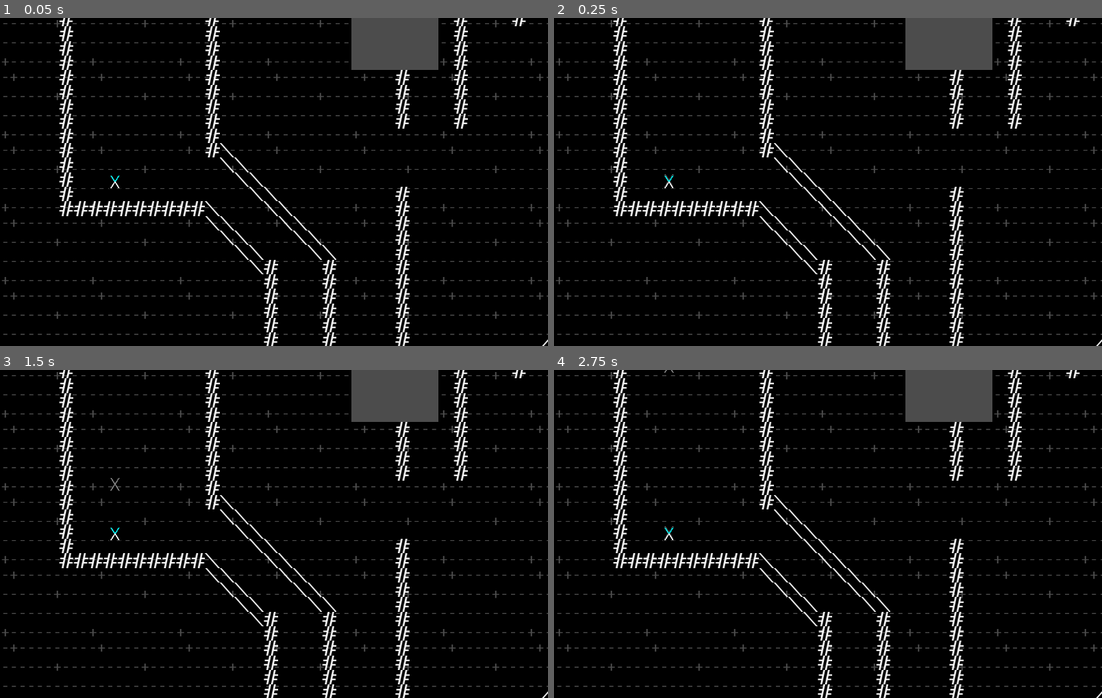
Above: before the commit, frames 1-4 (two rows, left to right).
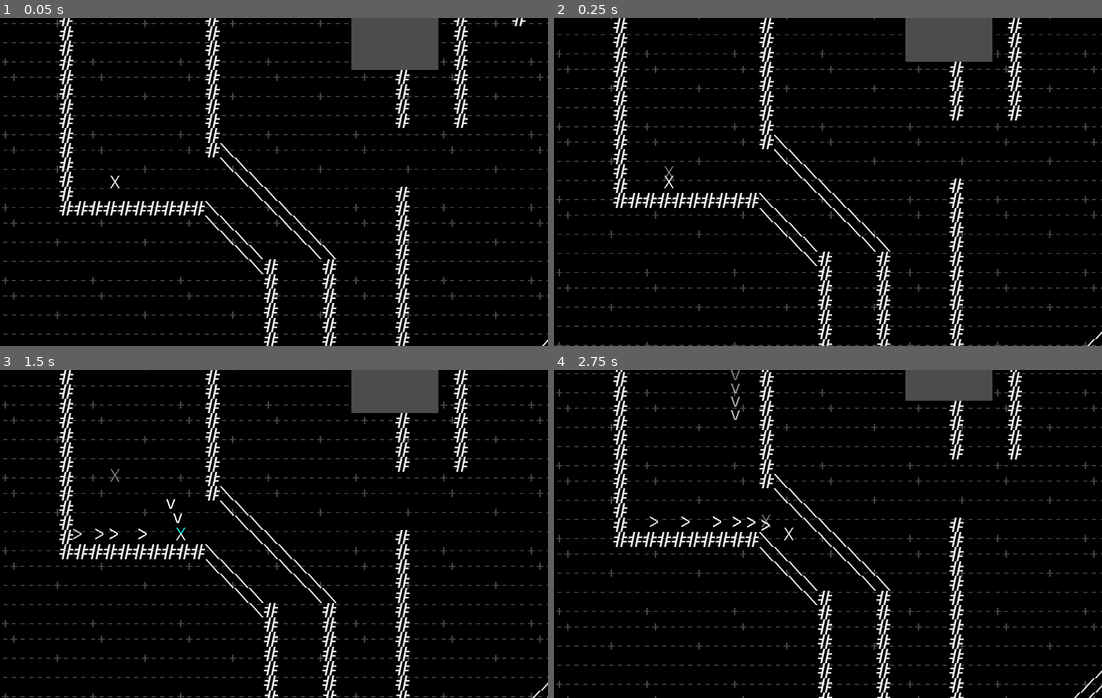
Above: after the commit, the same moments.

Repository: INeedAUniqueUsername/CaveX
Game: Godot game, scene res://stage.tscn
Same seed, same stepped clock (60 frames per second), same inputs: the game is played once before the commit and once after it.
Inputs:
- Up to frame 1 (0.05 s): no input
- Up to frame 2 (0.25 s): no input
- Up to frame 3 (1.5 s): hold Right (ui_right) 0.53-1.28 s; hold Space (shoot) 0.53-1.28 s; hold Down (ui_down) from 1.28 s (still down); tap Space (shoot) at 1.35 s
- Up to frame 4 (2.75 s): release Down (ui_down) at 2.03 s; hold Right (ui_right) from 2.03 s (still down); hold Space (shoot) from 2.03 s (still down)

The runs differ from the first frame. In frame 1, 0.4% of the frame differs, in the area x 10-100%, y 0-99%; in frame 2, 14%; in frame 3, 14%; in frame 4, 14%, in the area x 0-100%, y 0-100%.
Error before the commit: Parse Error: The identifier "bullet" isn't declared in the current scope. (res://player.gd:165)
Error after the commit: Invalid get index 'position' (on base: 'null instance'). (res://player.gd:168)

Commit message:
blast and wave split

Diff:
--- /dev/null
+++ b/Bomb.gd
@@ -0,0 +1,30 @@
+extends RigidBody2D
+
+# Declare member variables here. Examples:
+# var a = 2
+# var b = "text"
+
+# Called when the node enters the scene tree for the first time.
+func _ready():
+	pass # Replace with function body.
+
+# Called every frame. 'delta' is the elapsed time since the previous frame.
+#func _process(delta):
+#	pass
+
+var blast = load("res://blast.tscn")
+var vel_prev = Vector2(0, 0);
+func _integrate_forces(state):
+
+	var lv = linear_velocity;
+	if(abs(lv.length() - vel_prev.length()) / 30 > 5):
+		var sources = $Blasts.get_children()
+		for blast_source in sources:
+			var b = blast.instance()
+			var offset = blast_source.position;
+			b.position = position;
+			b.linear_velocity = offset * 150;
+			get_parent().call_deferred("add_child", b);
+		queue_free()
+	else:
+		vel_prev = linear_velocity;
--- a/Bomb.tscn
+++ b/Bomb.tscn
@@ -1,35 +1,63 @@
-[gd_scene load_steps=4 format=2]
+[gd_scene load_steps=3 format=2]
 
-[ext_resource path="res://Bomb.png" type="Texture" id=1]
-
-[sub_resource type="CanvasItemMaterial" id=1]
-blend_mode = 1
-
-[sub_resource type="ParticlesMaterial" id=2]
-flag_disable_z = true
-spread = 0.0
-gravity = Vector3( 0, 0, 0 )
-orbit_velocity = 0.0
-orbit_velocity_random = 0.0
-scale = 0.8
+[ext_resource path="res://Bomb.gd" type="Script" id=1]
+[ext_resource path="res://Bomb.png" type="Texture" id=2]
 
 [node name="Bomb" type="RigidBody2D"]
+script = ExtResource( 1 )
 
 [node name="CollisionShape2D" type="CollisionPolygon2D" parent="."]
 polygon = PoolVector2Array( -16, -16, 16, -16, 16, 16, -16, 16 )
 
 [node name="sprite" type="Sprite" parent="."]
-texture = ExtResource( 1 )
+texture = ExtResource( 2 )
 
-[node name="Timer" type="Timer" parent="."]
-wait_time = 0.5
-one_shot = true
+[node name="Blasts" type="Node2D" parent="."]
 
-[node name="Particles2D" type="Particles2D" parent="."]
-visible = false
-material = SubResource( 1 )
-lifetime = 0.3
-speed_scale = 3.0
-local_coords = false
-process_material = SubResource( 2 )
-texture = ExtResource( 1 )
+[node name="Blast" type="Node2D" parent="Blasts"]
+position = Vector2( 0, -8 )
+
+[node name="Blast9" type="Node2D" parent="Blasts"]
+position = Vector2( 4, -8 )
+
+[node name="Blast2" type="Node2D" parent="Blasts"]
+position = Vector2( 8, -8 )
+
+[node name="Blast10" type="Node2D" parent="Blasts"]
+position = Vector2( 8, -4 )
+
+[node name="Blast3" type="Node2D" parent="Blasts"]
+position = Vector2( 8, 0 )
+
+[node name="Blast11" type="Node2D" parent="Blasts"]
+position = Vector2( 8, 4 )
+
+[node name="Blast4" type="Node2D" parent="Blasts"]
+position = Vector2( 8, 8 )
+
+[node name="Blast12" type="Node2D" parent="Blasts"]
+position = Vector2( 4, 8 )
+
+[node name="Blast5" type="Node2D" parent="Blasts"]
+position = Vector2( 0, 8 )
+
+[node name="Blast13" type="Node2D" parent="Blasts"]
+position = Vector2( -4, 8 )
+
+[node name="Blast6" type="Node2D" parent="Blasts"]
+position = Vector2( -8, 8 )
+
+[node name="Blast14" type="Node2D" parent="Blasts"]
+position = Vector2( -8, 4 )
+
+[node name="Blast7" type="Node2D" parent="Blasts"]
+position = Vector2( -8, 0 )
+
+[node name="Blast15" type="Node2D" parent="Blasts"]
+position = Vector2( -8, -4 )
+
+[node name="Blast8" type="Node2D" parent="Blasts"]
+position = Vector2( -8, -8 )
+
+[node name="Blast16" type="Node2D" parent="Blasts"]
+position = Vector2( -4, -8 )
--- /dev/null
+++ b/blast.gd
@@ -0,0 +1,18 @@
+extends RigidBody2D
+
+# Member variables
+var disabled = false
+
+
+var vel_prev = Vector2()
+func _integrate_forces(state):
+	vel_prev = linear_velocity;
+	pass
+
+func _on_body_entered(body):
+	if body is RigidBody2D:
+		body.linear_velocity += linear_velocity;
+	if body.name == "player":
+		body.disable_time = 120
+	if linear_velocity.length() < 90:
+		queue_free()
--- /dev/null
+++ b/blast.tscn
@@ -0,0 +1,45 @@
+[gd_scene load_steps=6 format=2]
+
+[ext_resource path="res://blast.gd" type="Script" id=1]
+[ext_resource path="res://Blast.png" type="Texture" id=2]
+
+[sub_resource type="PhysicsMaterial" id=3]
+bounce = 0.5
+
+[sub_resource type="CanvasItemMaterial" id=1]
+blend_mode = 1
+
+[sub_resource type="ParticlesMaterial" id=2]
+flag_disable_z = true
+spread = 0.0
+gravity = Vector3( 0, 0, 0 )
+orbit_velocity = 0.0
+orbit_velocity_random = 0.0
+scale = 0.8
+
+[node name="blast" type="RigidBody2D"]
+collision_layer = 2
+physics_material_override = SubResource( 3 )
+gravity_scale = 0.5
+continuous_cd = 2
+contacts_reported = 3
+contact_monitor = true
+script = ExtResource( 1 )
+
+[node name="Particles2D" type="Particles2D" parent="."]
+material = SubResource( 1 )
+lifetime = 0.3
+speed_scale = 3.0
+local_coords = false
+process_material = SubResource( 2 )
+texture = ExtResource( 2 )
+
+[node name="sprite" type="Sprite" parent="."]
+scale = Vector2( 0.5, 0.5 )
+texture = ExtResource( 2 )
+
+[node name="CollisionShape2D" type="CollisionPolygon2D" parent="."]
+scale = Vector2( 0.5, 0.5 )
+polygon = PoolVector2Array( -2.90098, -1.75954, -2.20508, -10.4583, 1.97031, -10.4583, 2.31826, -1.52757, 9.85716, -4.0792, 11.249, -0.367743, 3.82604, 1.95192, 8.46536, 8.56295, 4.17399, 10.6507, 0.114582, 5.19945, -5.56859, 11.2306, -8.2362, 8.79492, -3.13294, 2.64782, -11.1358, -1.17962, -9.39603, -3.96322 )
+
+[connection signal="body_entered" from="." to="." method="_on_body_entered"]
--- a/enemy.gd
+++ b/enemy.gd
@@ -14,7 +14,7 @@
 
 var WALK_SPEED = 50
 
-var bullet_class = preload("res://bullet.gd")
+var bullet_class = preload("res://wave_projectile.gd")
 
 
 func _die():
--- a/player.gd
+++ b/player.gd
@@ -50,6 +50,7 @@
 var wave_right = load("res://wave_right.tscn")
 var wave_down = load("res://wave_down.tscn")
 var wave_left = load("res://wave_left.tscn")
+var bullet = load("res://bullet.tscn")
 
 var floor_h_velocity = 0.0
 onready var enemy = load("res://enemy.tscn")
@@ -135,6 +136,7 @@
 		e.position = p
 		get_parent().add_child(e)
 
+	#Fall damage
 	if(abs(lv.length() - vel_prev.length()) / 30 > 20):
 		disable_time = 180;
 	elif(abs(lv.length() - vel_prev.length()) / 30 > 40):
--- a/wave_down.tscn
+++ b/wave_down.tscn
@@ -57,7 +57,7 @@
 "values": [ Color( 1, 1, 1, 1 ), Color( 1, 1, 1, 0 ) ]
 }
 
-[node name="Down Wave" type="RigidBody2D"]
+[node name="wave_down" type="RigidBody2D"]
 collision_layer = 2
 gravity_scale = 0.0
 continuous_cd = 2
--- a/wave_projectile.gd
+++ b/wave_projectile.gd
@@ -1,5 +1,8 @@
 extends RigidBody2D
-
+var wave_up = load("res://wave_up.tscn")
+var wave_down = load("res://wave_down.tscn")
+var wave_left = load("res://wave_left.tscn")
+var wave_right = load("res://wave_right.tscn")
 # Member variables
 var disabled = false
 
@@ -12,8 +15,32 @@
 func _ready():
 	$Timer.start()
 
+var vel_prev = Vector2()
+func _integrate_forces(state):
+	vel_prev = linear_velocity;
+	pass
 
 func _on_body_entered(body):
-	queue_free()
 	if body is RigidBody2D:
 		body.linear_velocity += linear_velocity;
+	if body is TileMap:
+		if self.name == "wave_up" || self.name == "wave_down":
+
+			var offset_y = 0;
+			if self.name == "wave_up":
+				offset_y = -16;
+			elif self.name == "wave_down":
+				offset_y = 16;
+
+			var left = wave_left.instance();
+			left.position = self.position + Vector2(-8, offset_y)
+			left.linear_velocity = Vector2(-120, 0)
+			add_collision_exception_with(get_parent())
+
+			var right = wave_right.instance()
+			right.position = self.position + Vector2(8, offset_y)
+			right.linear_velocity = Vector2(120, 0)
+			get_parent().call_deferred("add_child", left)
+			get_parent().call_deferred("add_child", right)
+			add_collision_exception_with(get_parent())
+	queue_free()
--- a/wave_up.tscn
+++ b/wave_up.tscn
@@ -55,7 +55,7 @@
 "values": [ Color( 1, 1, 1, 1 ), Color( 1, 1, 1, 0 ) ]
 }
 
-[node name="Down Wave" type="RigidBody2D"]
+[node name="wave_up" type="RigidBody2D"]
 collision_layer = 2
 gravity_scale = 0.0
 continuous_cd = 2
Binary file added: Blast.png
Not shown, added: Blast.png.import
